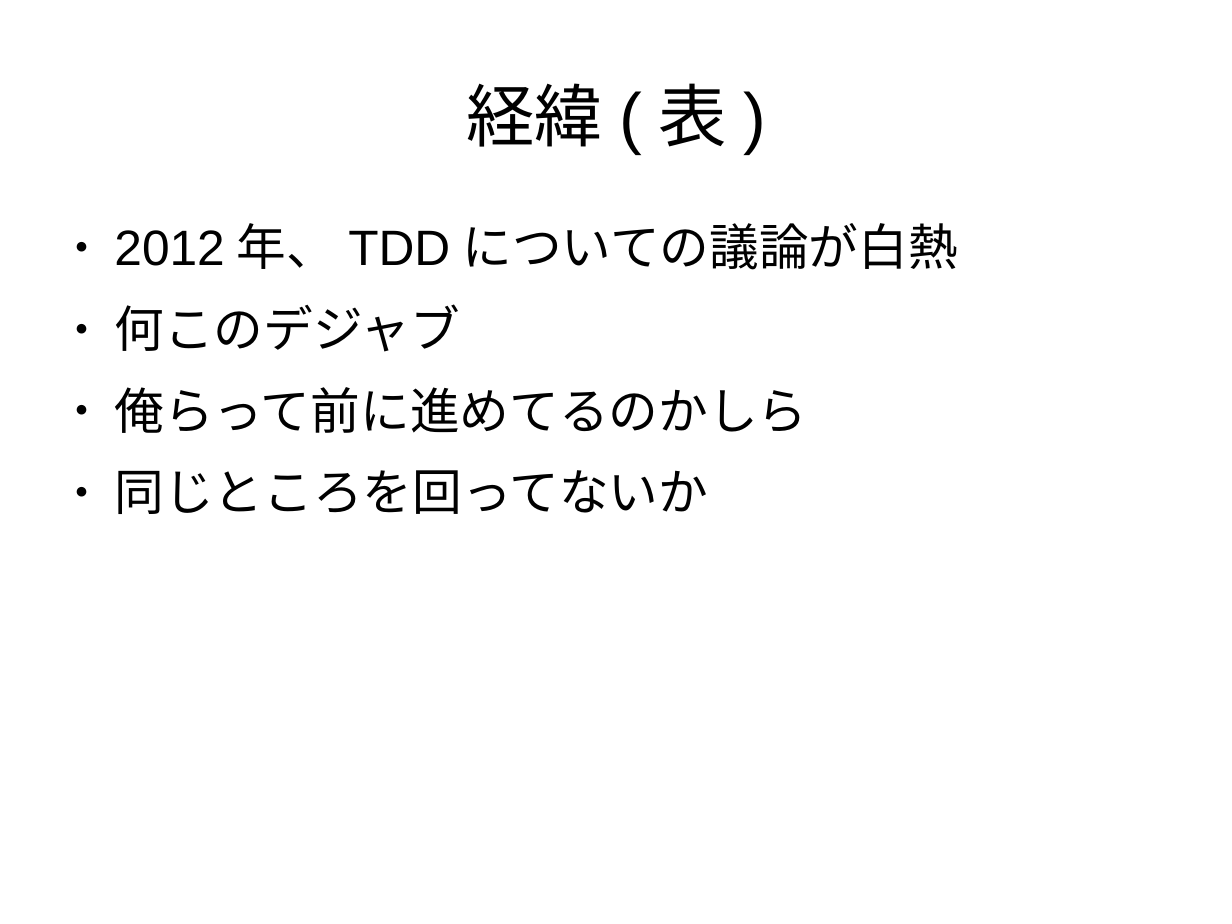
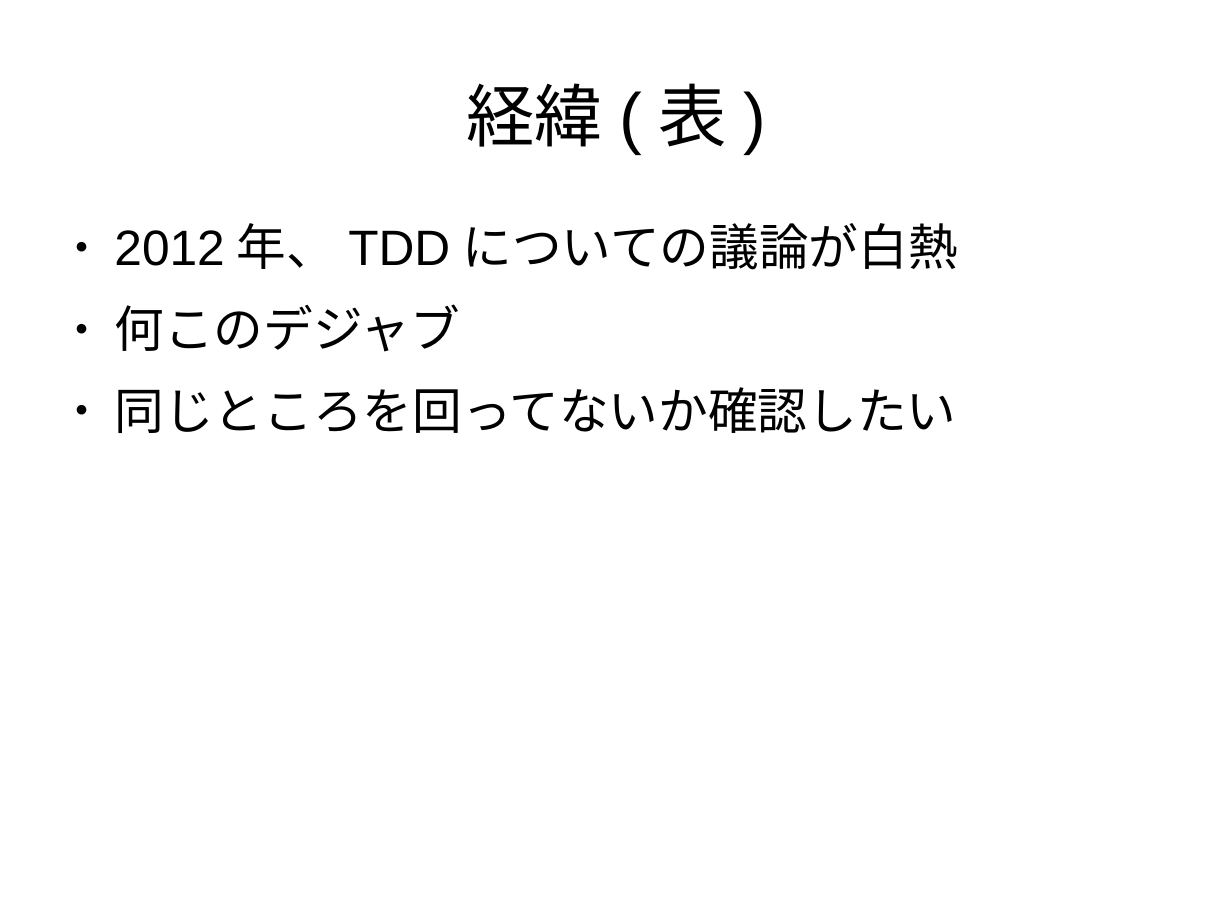
Before and after one commit to yujiorama/event, a slide deck: slide 3 of tddconf/tdd_revice.odp. Drawn at 1232x924 pixels with LibreOffice and Linux fonts; fonts in the diff are those of the drawing. Boxes give left, top, right and bottom in pixels: in the first picture for what was removed or moved away, otherwise in the second. Text is boxed around its words. In the diff, an @@ line names an element or a change of style, - is before the commit and + after.

```diff
--- a/tddconf/tdd_revice.odp
+++ b/tddconf/tdd_revice.odp
@@ text at <box>114,387,956,433</box>: text changed @@
-● 俺らって前に進めてるのかしら
-● 同じところを回ってないか
+● 同じところを回ってないか確認したい
```
Also in this commit, not shown: 2 other slides changed, 20 slides added, 3 slides removed.
